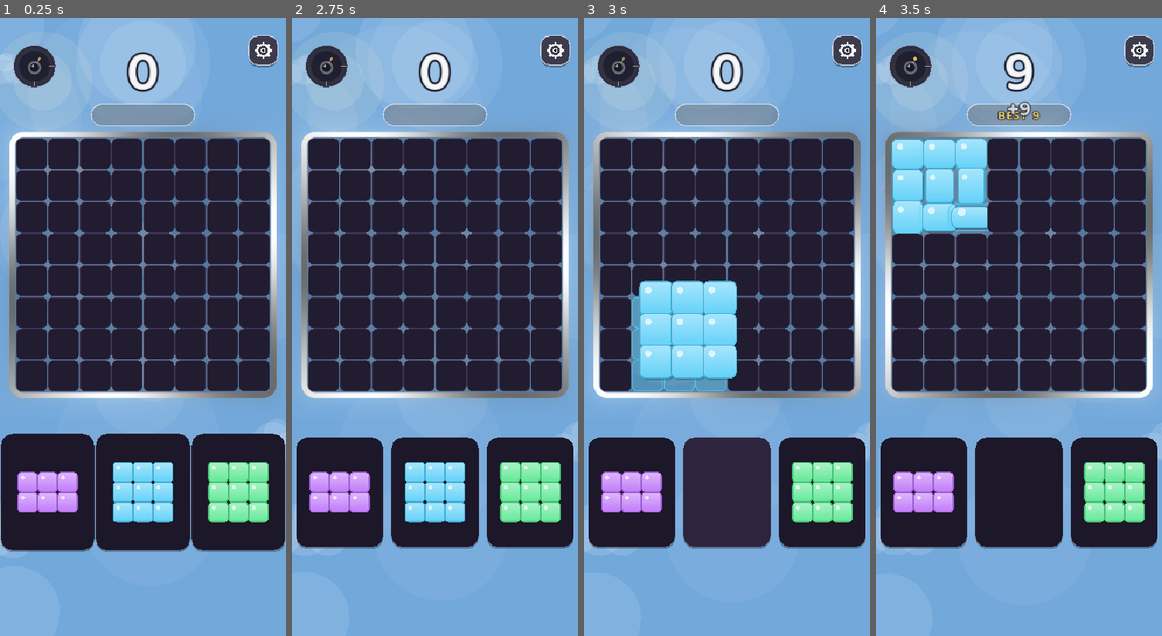
Above: before the commit, frames 1-4 (left to right).
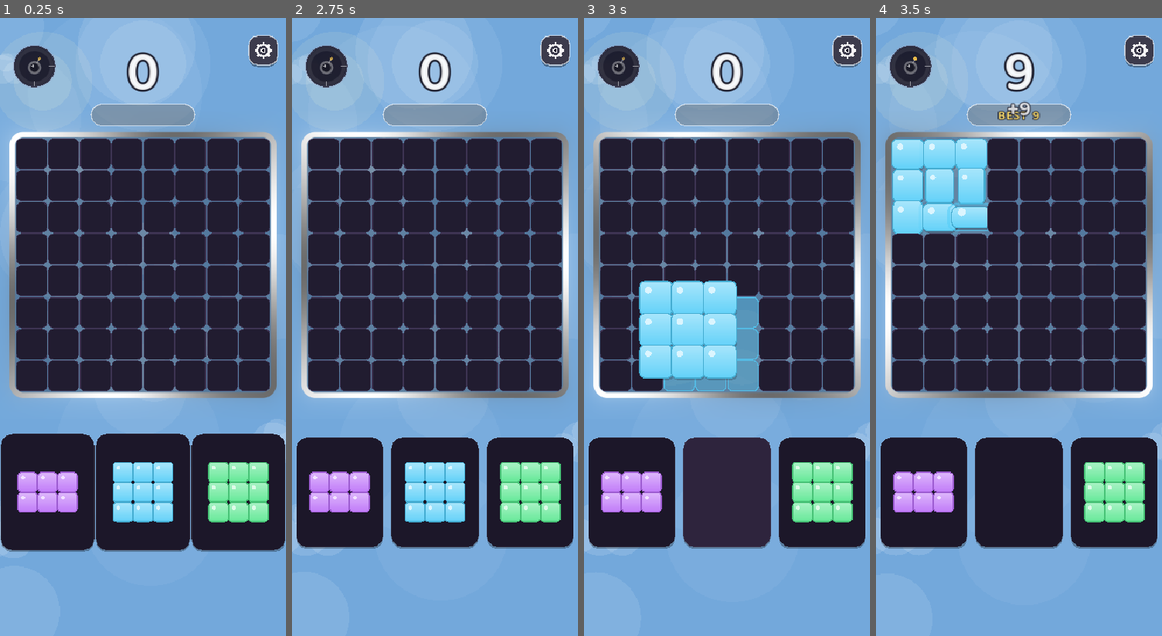
Above: after the commit, the same moments.

Repository: XSideZ/stax-game
Game: Godot game, scene res://scenes/Game.tscn
The game is run twice, just before and just after one commit, with the same random seed, the same clock (stepped at 60 frames per second) and the same inputs. This scene is started directly instead of the project's main scene.
Inputs (mouse positions are in pixels of both pictures, inside the frame that each line leads up to):
- Up to frame 1 (0.25 s): no input
- Up to frame 2 (2.75 s): move the mouse to (497, 296) at 0.52 s; click (497, 296) at 0.67 s; drag from (377, 357) to (420, 450) at 1.27 s; move the mouse to (463, 191) at 2.02 s; click (463, 191) at 2.17 s
- Up to frame 3 (3 s): drag from (712, 450) to (641, 234) at 2.77 s
- Up to frame 4 (3.5 s): no input

Frames 1-2 are identical in both runs. In frame 3, 1.7% of the frame differs, in the area x 16-62%, y 45-61%; in frame 4, nothing differs.

Commit message:
Snap hysteresis so shape placement locks instead of flipping on a 1-2px nudge
The snap anchor used floor() of the finger position, so the placement cell flipped
the instant the finger crossed a grid boundary (no deadzone). Added _anchor_cell()
hysteresis: once locked to a cell the piece holds there until the finger pushes
SNAP_HYST (0.34 cell) past the edge, then catches up. Reset on each new drag.

Co-Authored-By: Claude Opus 4.8 (1M context) <noreply@anthropic.com>

Diff:
--- a/scripts/Game.gd
+++ b/scripts/Game.gd
@@ -105,6 +105,12 @@
 # touch isn't dead-on — bigger = more forgiving for fast play. The ghost shows
 # exactly where it lands, so over-reach stays visible before releasing.
 const SNAP_REACH := 4
+
+# Hysteresis (in cells) for the snap anchor: once locked to a cell, the piece HOLDS
+# there until the finger pushes this far past the cell edge — stops it flipping on a
+# 1-2px nudge across a boundary. Higher = stickier lock.
+const SNAP_HYST := 0.34
+var snap_anchor := Vector2i(-999, -999)   # last locked finger-cell (drag hysteresis)
 
 # ── Power meter ───────────────────────────────────────────────────────────────
 # One charge bar fills from clears. Spend it (tap the orb) on the best ability
@@ -729,6 +735,7 @@
 		dragging_slot = slot
 		drag_pos      = pos
 		drag_pop_t    = 1.0
+		snap_anchor   = Vector2i(-999, -999)   # fresh hysteresis lock for this piece
 		last_hover_valid = false   # so the first valid hover this drag ticks
 		Sfx.play_pickup()
 		queue_redraw()
@@ -1070,7 +1077,7 @@
 		if (cell[0] as int) > max_c: max_c = cell[0]
 		if (cell[1] as int) < min_r: min_r = cell[1]
 		if (cell[1] as int) > max_r: max_r = cell[1]
-	var gc := _screen_to_grid(pos)
+	var gc := _anchor_cell(pos)
 	return Vector2i(
 		gc.x - roundi((min_c + max_c) / 2.0),
 		gc.y - roundi((min_r + max_r) / 2.0)
@@ -1092,6 +1099,24 @@
 					best_d = d
 					best = Vector2i(base.x + dc, base.y + dr)
 	return best
+
+# Which grid cell the (lifted) finger maps to, WITH hysteresis so the snap LOCKS:
+# once on a cell it holds until the finger pushes SNAP_HYST past the cell edge,
+# instead of flipping the instant you cross a boundary (the 1-2px swap Jay saw).
+func _anchor_cell(pos: Vector2) -> Vector2i:
+	var gx := (pos.x - GRID_X) / GRID_STEP
+	var gy := (pos.y - GRID_Y) / GRID_STEP
+	if snap_anchor.x < -900:
+		snap_anchor = Vector2i(floori(gx), floori(gy))
+		return snap_anchor
+	var ax := snap_anchor.x
+	var ay := snap_anchor.y
+	if gx >= float(ax) + 1.0 + SNAP_HYST or gx < float(ax) - SNAP_HYST:
+		ax = floori(gx)
+	if gy >= float(ay) + 1.0 + SNAP_HYST or gy < float(ay) - SNAP_HYST:
+		ay = floori(gy)
+	snap_anchor = Vector2i(ax, ay)
+	return snap_anchor
 
 func _screen_to_grid(pos: Vector2) -> Vector2i:
 	return Vector2i(
